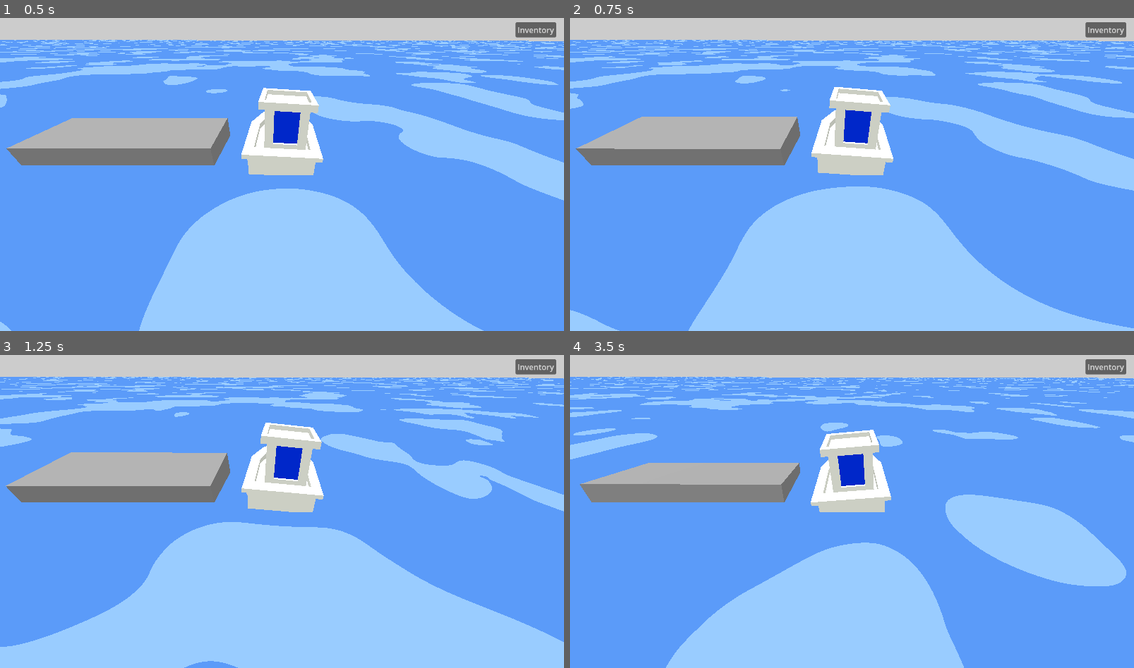
Above: before the commit, frames 1-4 (two rows, left to right).
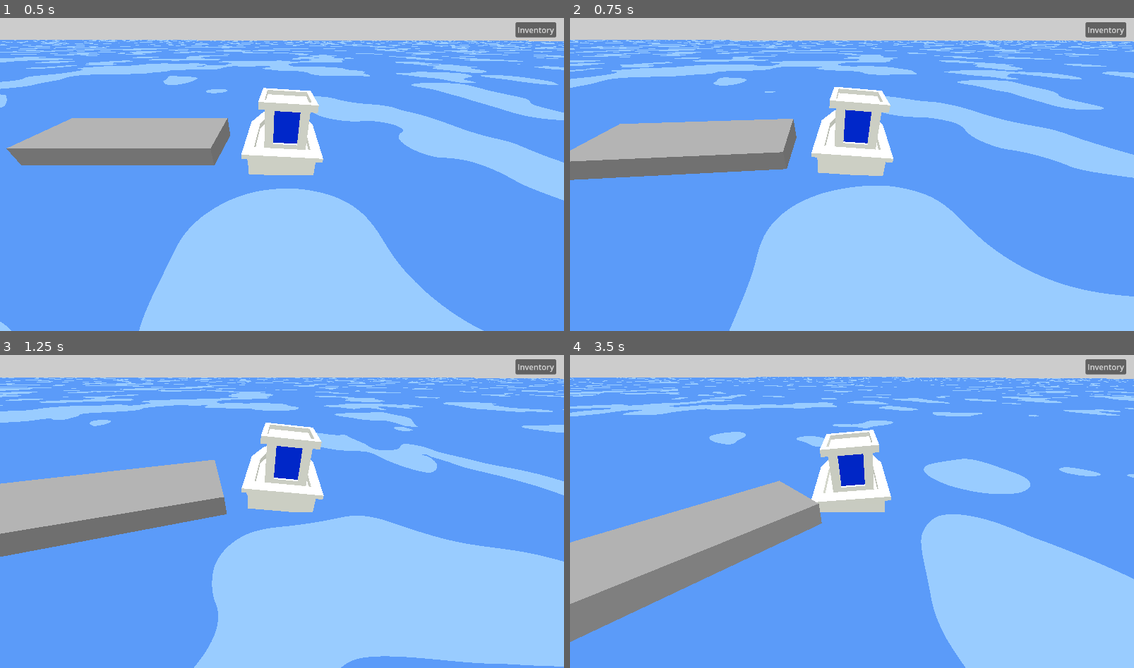
Above: after the commit, the same moments.

Repository: rustybucket-cloud/Ash-Tide
Game: Godot game, scene res://Scenes/main.tscn
The game is run twice, just before and just after one commit, with the same random seed, the same clock (stepped at 60 frames per second) and the same inputs. The project has no main scene, so this scene is started directly.
Inputs (mouse positions are in pixels of both pictures, inside the frame that each line leads up to):
- Up to frame 1 (0.5 s): no input
- Up to frame 2 (0.75 s): tap Enter at 0.5 s; move the mouse to (976, 155) at 0.52 s; hold D (rotate_right) from 0.53 s (still down); tap Space (available_action) at 0.6 s; click (976, 155) at 0.67 s
- Up to frame 3 (1.25 s): keep holding D (rotate_right)
- Up to frame 4 (3.5 s): release D (rotate_right) at 1.25 s; drag from (739, 524) to (823, 574) at 1.27 s; move the mouse to (908, 439) at 2.02 s; hold D (rotate_right) 2.03-2.75 s; hold Shift 2.03-2.75 s; tap Space (available_action) at 2.3 s; drag from (823, 574) to (682, 461) at 2.77 s

Frame 1 is identical in both runs. In frame 2, 14% of the frame differs, in the area x 0-100%, y 6-100%; in frame 3, 33%; in frame 4, 50%.

Commit message:
update inventory ui

Diff:
--- a/Scenes/intentory_item_ui.tscn
+++ b/Scenes/intentory_item_ui.tscn
@@ -60,4 +60,21 @@
 theme_override_styles/disabled = SubResource("StyleBoxEmpty_cgiqh")
 theme_override_styles/focus = SubResource("StyleBoxEmpty_7ykv4")
 
+[node name="CountContainer" type="MarginContainer" parent="."]
+layout_mode = 1
+anchors_preset = 3
+anchor_left = 1.0
+anchor_top = 1.0
+anchor_right = 1.0
+anchor_bottom = 1.0
+offset_left = -40.0
+offset_top = -40.0
+grow_horizontal = 0
+grow_vertical = 0
+theme_override_constants/margin_right = 8
+theme_override_constants/margin_bottom = 8
+
+[node name="CountLabel" type="Label" parent="CountContainer"]
+layout_mode = 2
+
 [connection signal="pressed" from="InvisibleButton" to="." method="_on_invisible_button_pressed"]
--- a/Scripts/boat.gd
+++ b/Scripts/boat.gd
@@ -5,7 +5,7 @@
 @export var max_speed = 2.0
 @export var acceleration = 1.0
 @export var deceleration = 0.5
-@export var max_turn_speed = 2.0
+@export var turn_speed = 0.5
 
 var bobber
 
@@ -21,13 +21,12 @@
 	else:
 		current_speed = move_toward(current_speed, 0.0, deceleration * delta)
 
-	var speed_ratio = abs(current_speed) / max_speed
-	var turn_speed = lerp(0.0, max_turn_speed, speed_ratio)
-
-	rotate_y(turn_input * delta * turn_speed)
 	velocity = -transform.basis.z * current_speed
 
 	move_and_slide()
+
+	var speed_ratio = max(abs(current_speed) / max_speed, 1)
+	rotate_y(turn_input * delta * turn_speed * speed_ratio)
 
 
 func _physics_process(delta: float) -> void:
--- a/Scripts/intentory_item_ui.gd
+++ b/Scripts/intentory_item_ui.gd
@@ -1,6 +1,7 @@
 extends Panel
 
 @onready var label = $Label
+@onready var count_label = $CountContainer/CountLabel
 
 var inventory_item : InventoryItem
 var panel_index = -1
@@ -24,6 +25,15 @@
 	inventory_item = it
 	if inventory_item.display_name != label.text:
 		label.text = inventory_item.display_name
+	var count_text = "Count: " + str(inventory_item.count)
+	if count_text != count_label.text:
+		count_label.text = count_text
+
+
+func clear_inventory_item() -> void:
+	inventory_item = null
+	label.text = ""
+	count_label.text = ""
 
 
 func _on_invisible_button_pressed() -> void:
--- a/Scripts/inventory.gd
+++ b/Scripts/inventory.gd
@@ -34,6 +34,22 @@
 	items[slot].count += 1
 
 
+func remove_item(slot: int) -> void:
+	assert(slot <= items.size() - 1)
+	if items[slot] == null:
+		return
+
+	items[slot].count -= 1
+	if items[slot].count < 1:
+		items[slot] = null
+		if selected_item == slot:
+			selected_item = -1
+
+
+func remove_selected_item() -> void:
+	remove_item(selected_item)
+
+
 func get_available_slot(item: InventoryItem) -> Array[int]:
 	var available_slots = []
 	for i in SLOT_COUNT:
--- a/Scripts/inventory_canvas.gd
+++ b/Scripts/inventory_canvas.gd
@@ -24,6 +24,8 @@
 	for i in range(len(inventory_item_children)):
 		if Inventory.items[i] != null:
 			inventory_item_children[i].set_inventory_item(Inventory.items[i])
+		else:
+			inventory_item_children[i].clear_inventory_item()
 
 
 func _on_close_button_pressed() -> void:
--- a/Scripts/player.gd
+++ b/Scripts/player.gd
@@ -39,10 +39,16 @@
 					farm_area.global_basis = new_farm_area.get_placement_basis()
 
 					_destroy_new_farm()
+					Inventory.remove_selected_item()
 	else:
 		### Destroy new farm if unselecting farm area ###
 		if new_farm_area != null:
 			_destroy_new_farm()
+
+	if selected_item != null and selected_item.display_name == "Seaweed Seed":
+		print("Seaweed seed")
+	else:
+		pass
 
 
 func _physics_process(delta: float) -> void:
